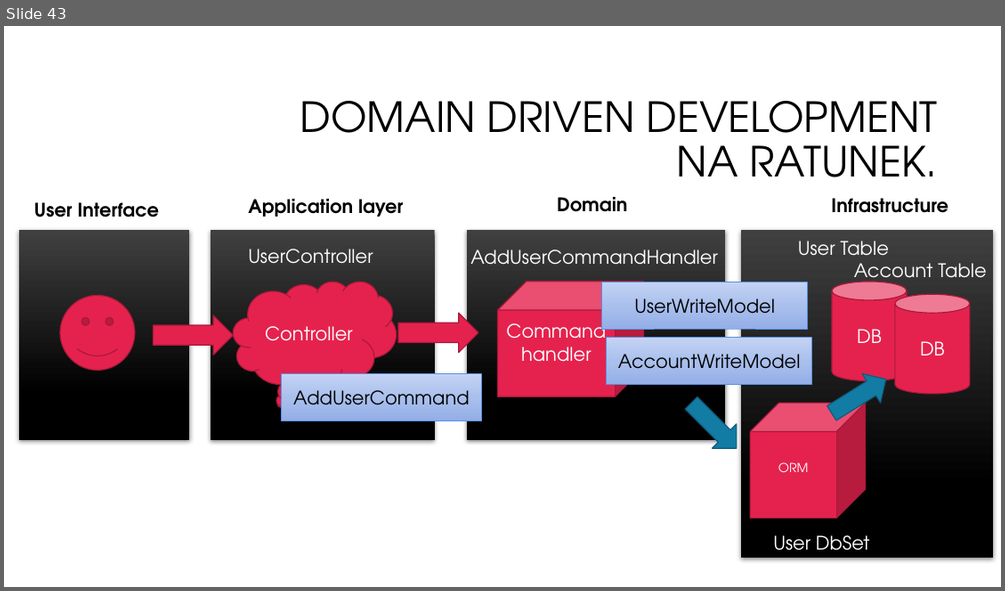
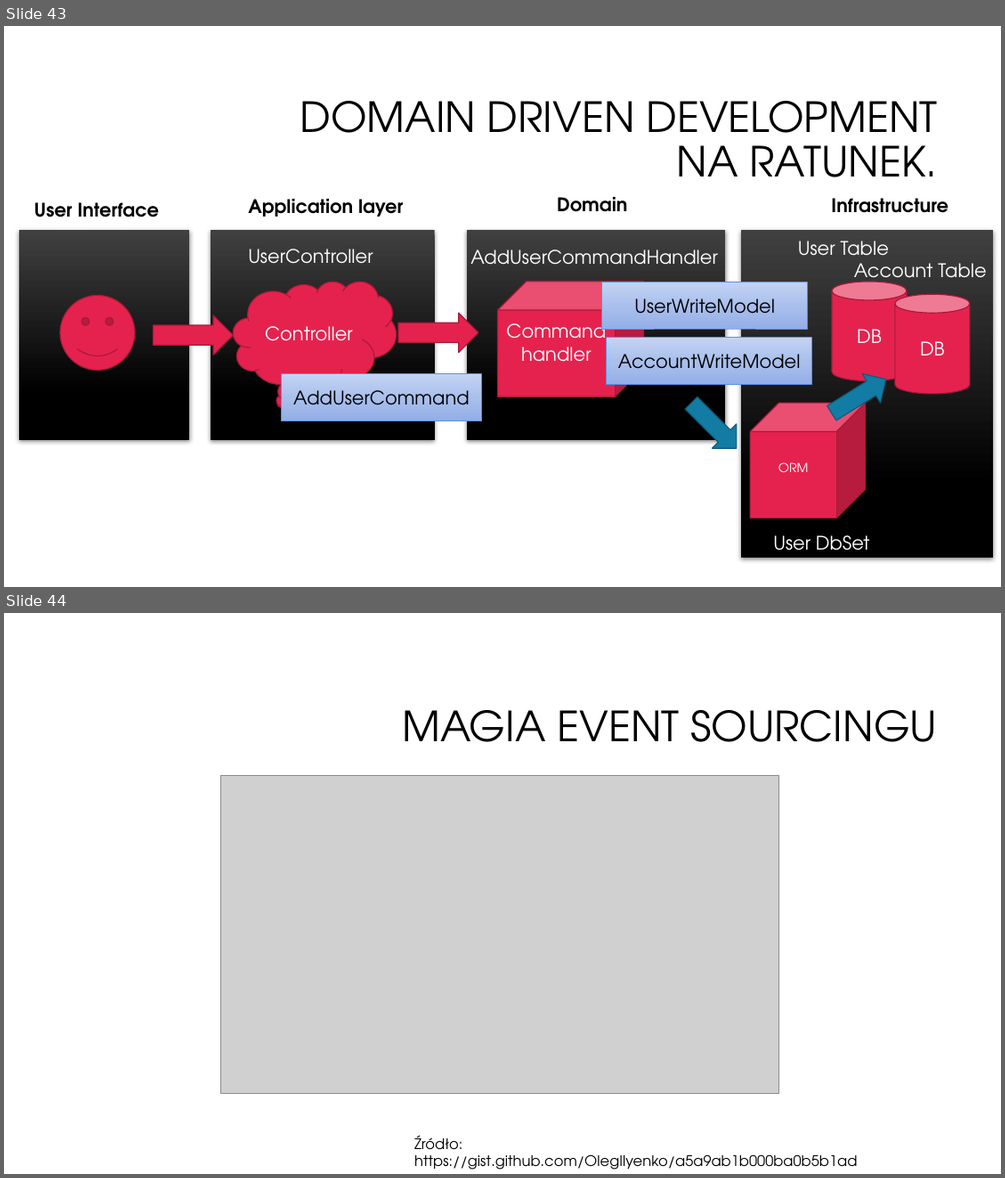
Before and after one commit to oskardudycz/EventSourcing.NetCore, a slide deck: Slides.pptx. Shown one above the other, each under a label of ours: slide 43 before the commit, slides 43 and 44 after it. The pictures are 1005x591 and 1005x1178 pixels, drawn with LibreOffice and Linux fonts; fonts in the diff are those of the drawing; grey boxes stand for pictures; background and template pictures are left out. Boxes give left, top, right and bottom in pixels: in the first picture for what was removed or moved away, otherwise in the second. Text is boxed around its words. In the diff, an @@ line names an element or a change of style, - is before the commit and + after.

Commit message:
Event sourcing slides

```diff
--- a/Slides.pptx
+++ b/Slides.pptx
@@ slide 44 added at [4, 613, 1001, 1174], background #FFFFFF @@
@@ title added at [402, 710, 937, 742], 40 pt, text #000000 @@
+MAGIA EVENT SOURCINGU
@@ picture added at [221, 775, 779, 1093] @@
@@ text added at [414, 1135, 857, 1169], 14 pt, text #000000 @@
+Źródło: https://gist.github.com/OlegIlyenko/a5a9ab1b000ba0b5b1ad
```
Also in this commit, not shown: 1 slide changed, 4 other slides added.
